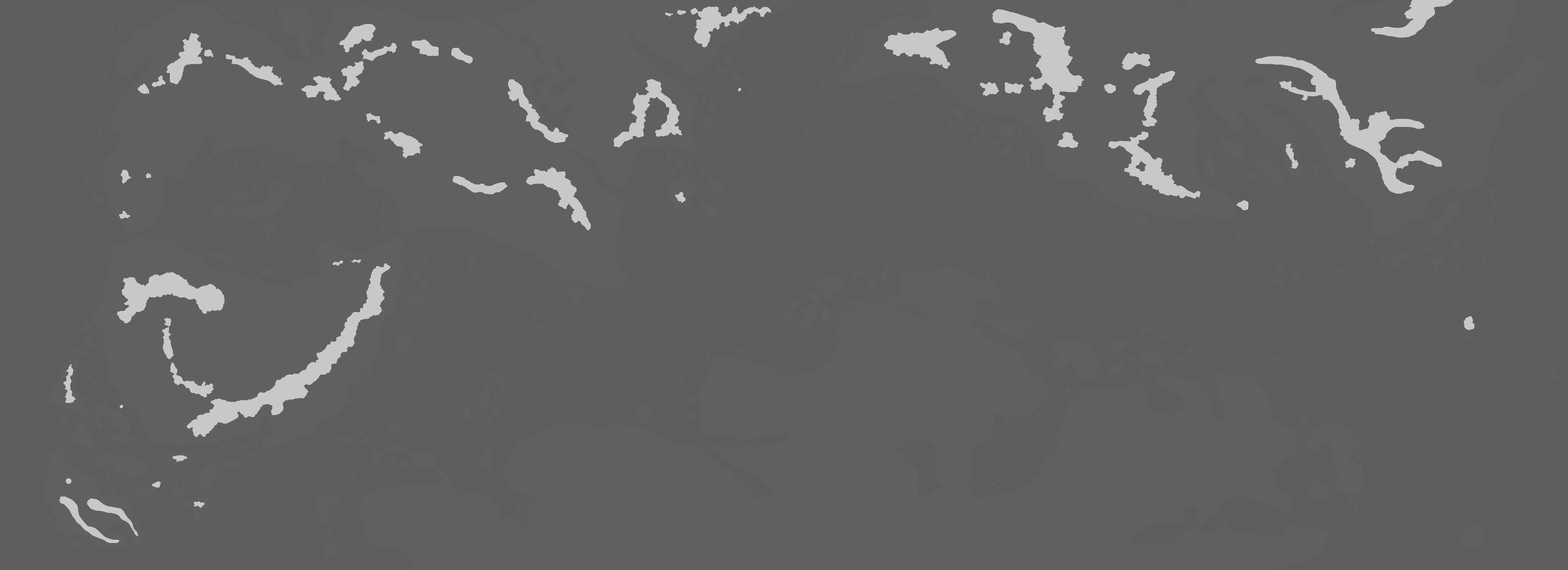
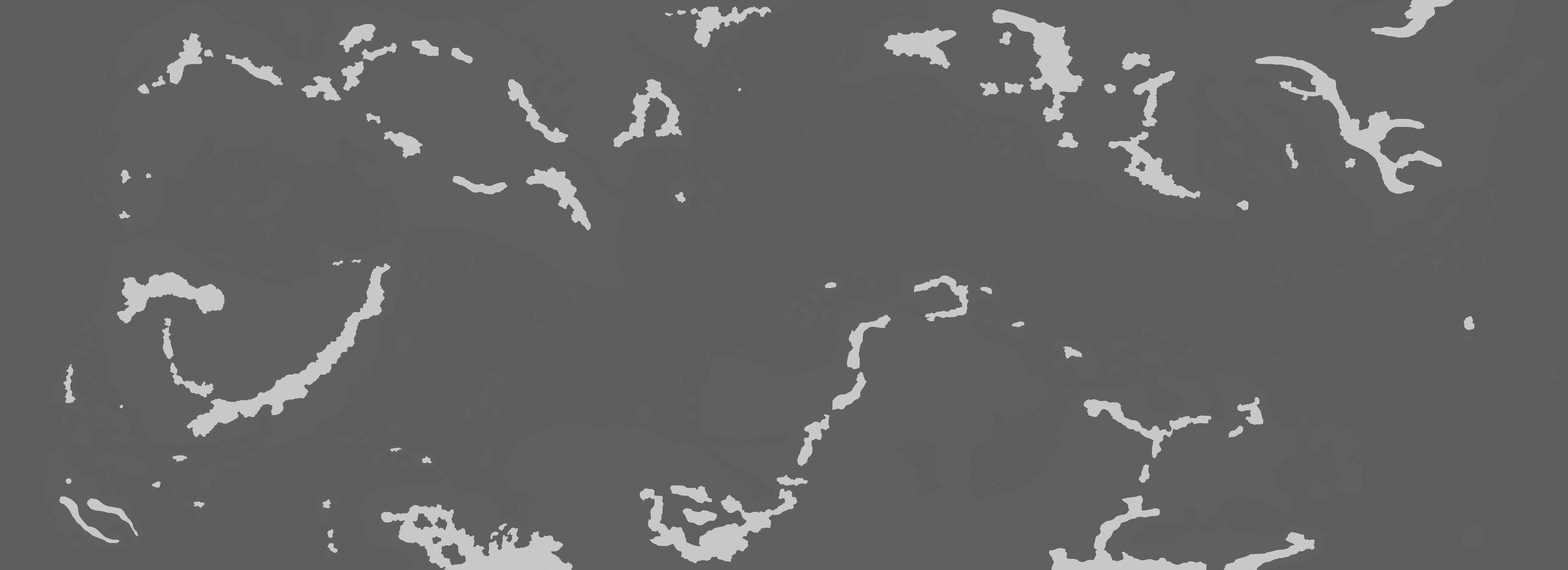
The second 1568x570 image is a revision of the first. Changes to its layers:
painted on "Pasted Layer #1" over [322, 275, 1315, 570]
